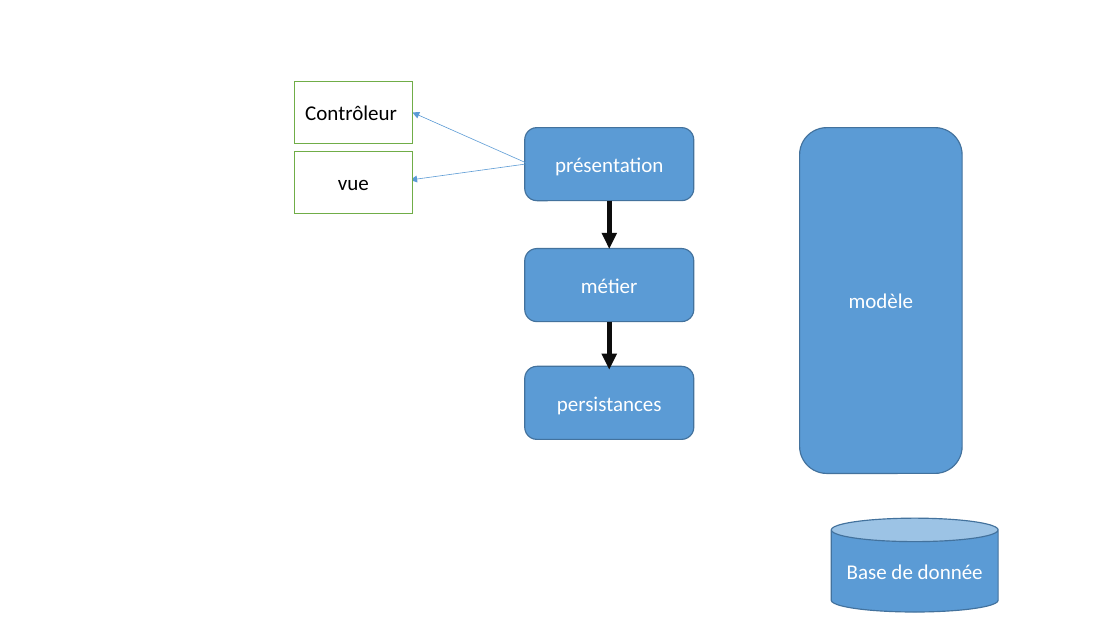
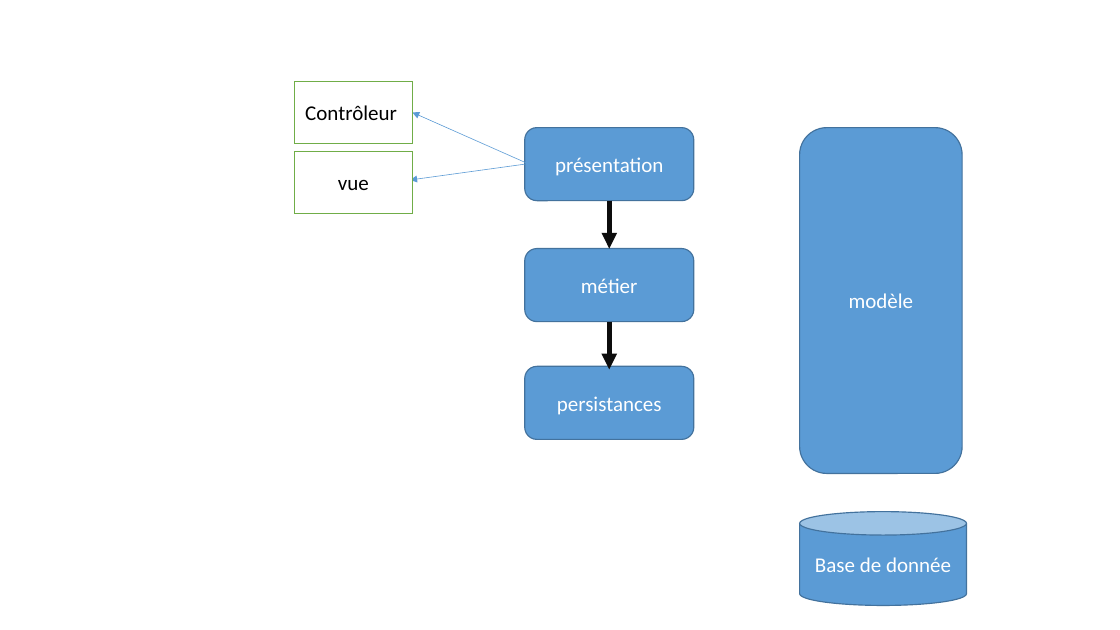
Before and after one commit to rodrigue1507/application_formulaire, a slide deck: slide 6 of etude préliminaire.pptx (slide 5 before the commit). Drawn at 1120x630 pixels with LibreOffice and Linux fonts; fonts in the diff are those of the drawing. Boxes give left, top, right and bottom in pixels: in the first picture for what was removed or moved away, otherwise in the second. Text is boxed around its words. In the diff, an @@ line names an element or a change of style, - is before the commit and + after.

```diff
--- a/etude préliminaire.pptx
+++ b/etude préliminaire.pptx
@@ cylinder "Base de donnée": place and size @@
-cylinder "Base de donnée" at [832, 518, 999, 613]
+cylinder "Base de donnée" at [800, 512, 967, 606]
```
Also in this commit, not shown: 1 other slide changed, 1 slide added, 1 other file.
